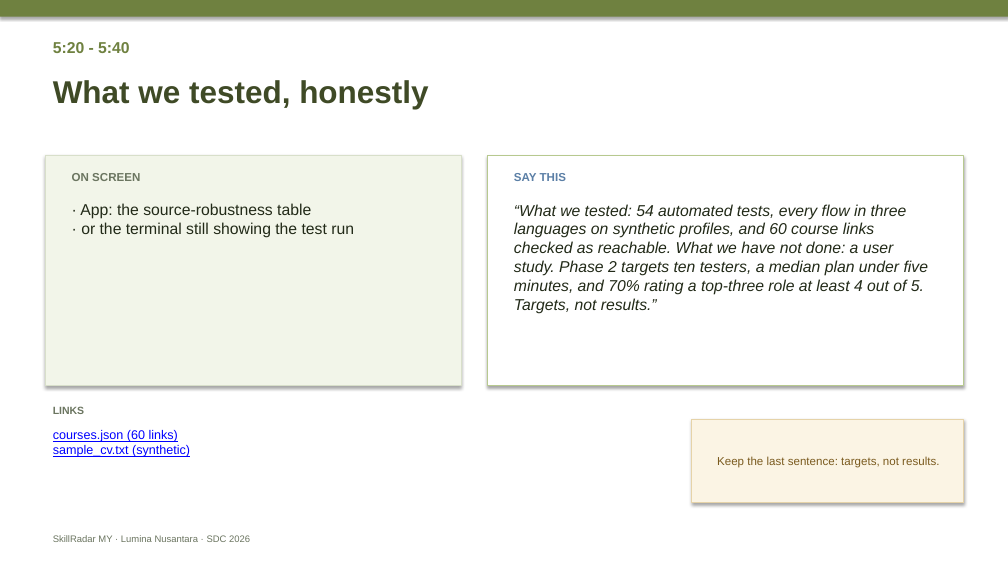
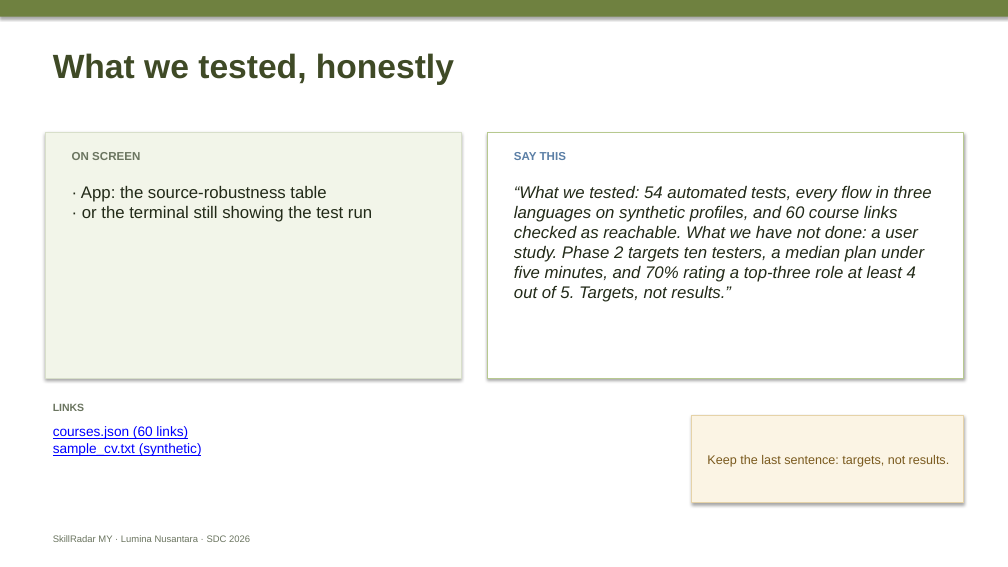
Before and after one commit to douyinlin/sdc2026-lumina-nusantara, a slide deck: slide 6 of team/CUE_DECK_4min10_to_6min.pptx (slide 7 before the commit). Drawn at 1008x567 pixels with LibreOffice and Linux fonts; fonts in the diff are those of the drawing. Boxes give left, top, right and bottom in pixels: in the first picture for what was removed or moved away, otherwise in the second. Text is boxed around its words. In the diff, an @@ line names an element or a change of style, - is before the commit and + after.

```diff
--- a/team/CUE_DECK_4min10_to_6min.pptx
+++ b/team/CUE_DECK_4min10_to_6min.pptx
@@ text "What we tested, honestly" moved from (x1=53, y1=80, x2=428, y2=109) to (x1=53, y1=53, x2=454, y2=85) @@
@@ text "What we tested, honestly" at (x1=53, y1=53, x2=454, y2=85): size 30 to 32 pt @@
@@ text removed at (x1=53, y1=42, x2=130, y2=53) @@
-5:20 - 5:40
@@ rectangle resized from (x1=45, y1=155, x2=461, y2=386) to (x1=45, y1=132, x2=461, y2=378) @@
@@ text "ON SCREEN" moved from (x1=72, y1=173, x2=140, y2=181) to (x1=72, y1=152, x2=140, y2=160) @@
@@ rectangle resized from (x1=488, y1=155, x2=964, y2=386) to (x1=488, y1=132, x2=964, y2=378) @@
@@ text "SAY THIS" moved from (x1=514, y1=173, x2=566, y2=181) to (x1=514, y1=152, x2=566, y2=160) @@
@@ text "· App: the source-robustness table" moved from (x1=80, y1=203, x2=354, y2=238) to (x1=81, y1=186, x2=372, y2=222) @@
@@ text "· App: the source-robustness table" at (x1=81, y1=186, x2=372, y2=222): size 15 to 16 pt @@
@@ text "“What we tested: 54 automated ..." at (x1=514, y1=186, x2=932, y2=302): size 15 to 16 pt @@
@@ text "“What we tested: 54 automated ..." moved from (x1=514, y1=204, x2=928, y2=314) to (x1=514, y1=186, x2=932, y2=302) @@
@@ rectangle "Keep the last sentence: targets, ..." resized from (x1=692, y1=420, x2=964, y2=503) to (x1=692, y1=416, x2=964, y2=503) @@
@@ rectangle "Keep the last sentence: targets, ..." at (x1=692, y1=416, x2=964, y2=503): size 11 to 12 pt @@
@@ text "courses.json (60 links)" at (x1=53, y1=426, x2=202, y2=456): size 12 to 13 pt @@
```
Also in this commit, not shown: 6 other slides changed, 1 slide removed, 2 other files.
